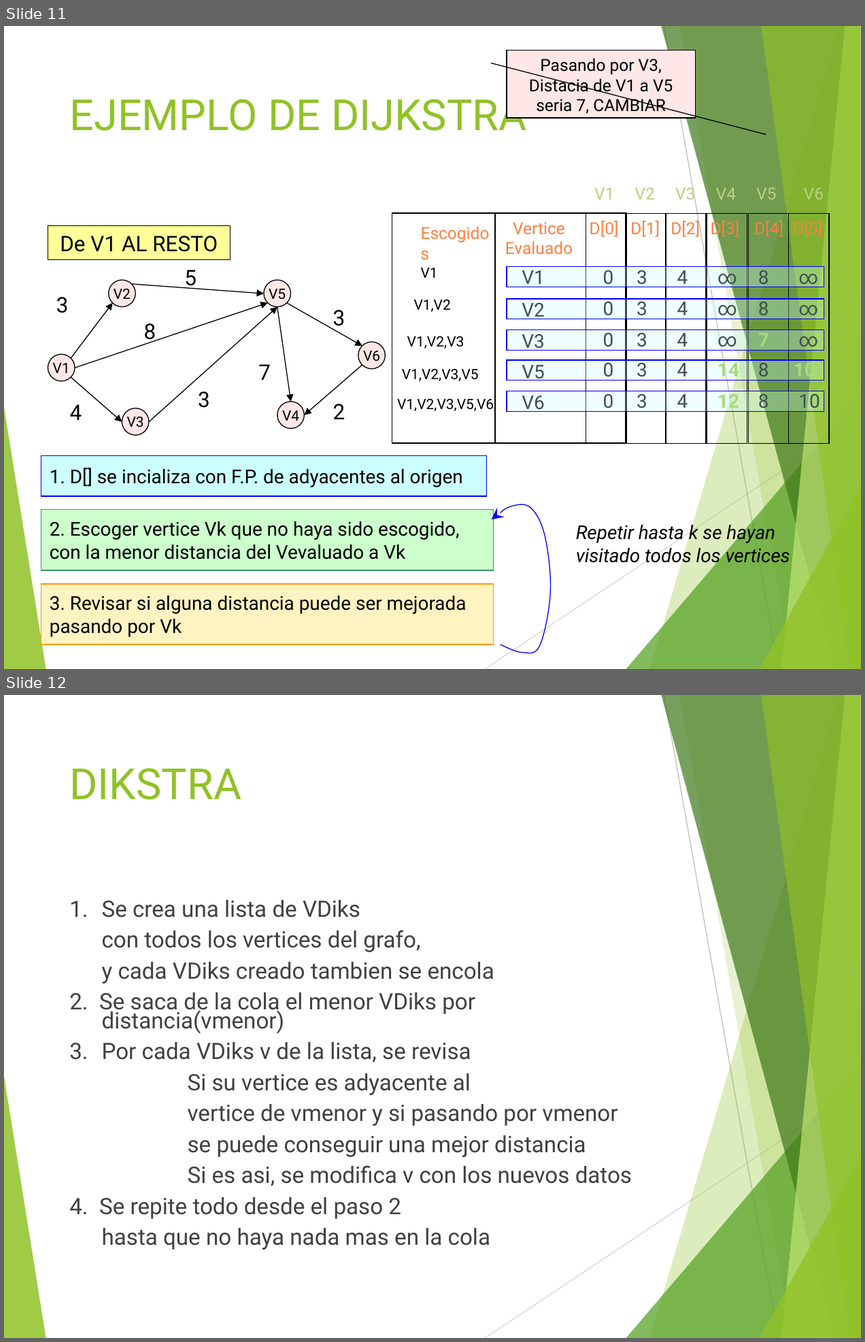
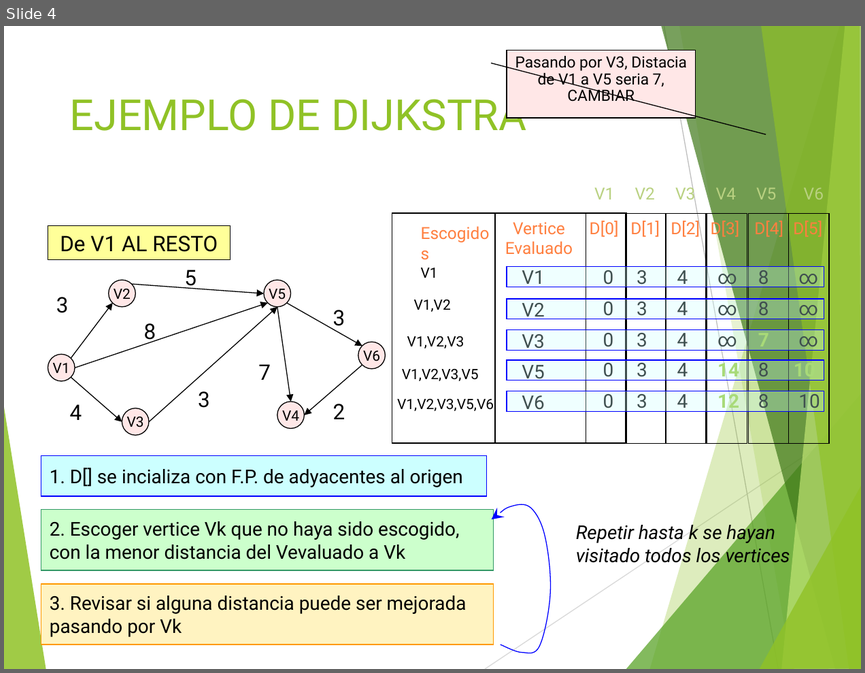
Before and after one commit to NicolasPerezUNLaSMN/PROG_II_UADE_JAVA, a slide deck: Clase XI - Grafos y recorridos complejos/Grafo - Dijkstra y otros.ppt. Shown one above the other, each under a label of ours: slides 11 and 12 before the commit, slide 4 after it. The pictures are 865x1342 and 865x673 pixels, drawn with LibreOffice and Linux fonts; fonts in the diff are those of the drawing. Boxes give left, top, right and bottom in pixels: in the first picture for what was removed or moved away, otherwise in the second. Text is boxed around its words. In the diff, an @@ line names an element or a change of style, - is before the commit and + after.

Commit message:
Agrego más algoritmos a grafos complejos,  y tareas

```diff
--- a/Clase XI - Grafos y recorridos complejos/Grafo - Dijkstra y otros.ppt
+++ b/Clase XI - Grafos y recorridos complejos/Grafo - Dijkstra y otros.ppt
@@ slide 12 removed at box(4, 695, 861, 1338), background #FFFFFF; not listed: 10 template elements that a slide beside it also shows @@
@@ title removed at box(70, 768, 242, 800) @@
-DIKSTRA
@@ text removed at box(69, 900, 632, 1249) @@
-1. Se crea una lista de VDiks
-con todos los vertices del grafo,
-y cada VDiks creado tambien se encola
-2. Se saca de la cola el menor VDiks por distancia(vmenor)
-3. Por cada VDiks v de la lista, se revisa
-Si su vertice es adyacente al
-vertice de vmenor y si pasando por vmenor
-se puede conseguir una mejor distancia
-Si es asi, se modifica v con los nuevos datos
-4. Se repite todo desde el paso 2
-hasta que no haya nada mas en la cola
@@ what was slide 11 is now slide 4 @@
@@ slide 4 changed as well @@
@@ border callout "Pasando por V3, Distacia de ..." at box(507, 50, 696, 118): size 14 to 12.9 pt; line spacing 1 to 0.9 @@
@@ freeform shape at box(759, 484, 861, 669): outline redrawn @@
```
Also in this commit, not shown: 3 other slides changed, 16 other slides removed, 25 other files.
